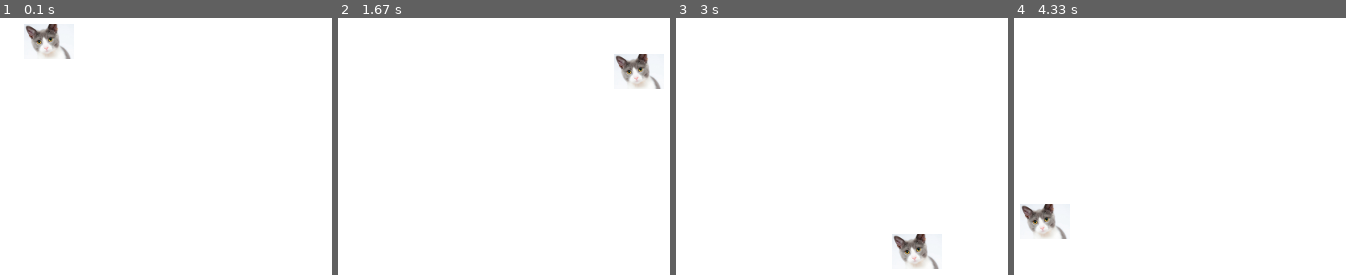
Above: before the commit, frames 1-4 (left to right).
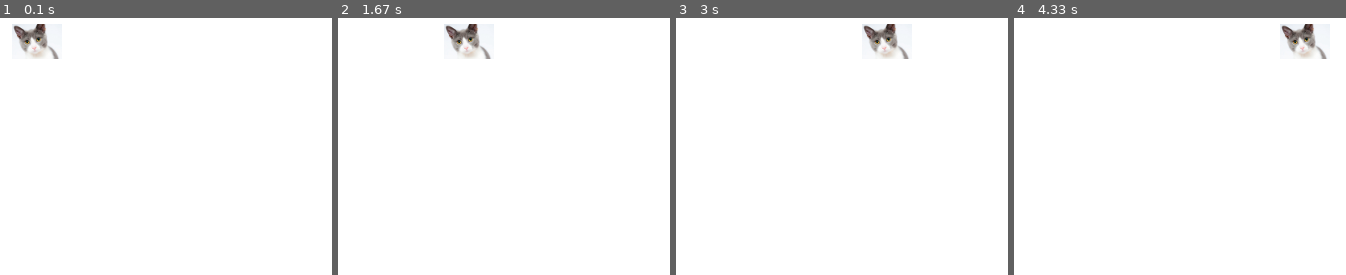
Above: after the commit, the same moments.

Repository: ydh2500/Minimizing_Area_RL
Game: pygame game, started from Learning_pygame/catanimation.py
The game is run twice, just before and just after one commit, with the same random seed, the same clock (stepped at 60 frames per second) and the same inputs.
Inputs:
- Up to frame 1 (0.1 s): no input
- Up to frame 2 (1.67 s): no input
- Up to frame 3 (3 s): no input
- Up to frame 4 (4.33 s): no input

The runs differ from the first frame. In frame 1, 1.3% of the frame differs, in the area x 3-22%, y 2-16%; in frame 2, 1.9%, in the area x 31-98%, y 2-28%; in frame 3, 1.9%; in frame 4, 1.9%.

Commit message:
메모리 퍼즐 70줄까지 만들었음.

Diff:
--- a/Learning_pygame/catanimation.py
+++ b/Learning_pygame/catanimation.py
@@ -27,22 +27,22 @@
     DISPLAYSURF.fill(WHITE)
 
     if direction == 'right':
-        catx += 3
+        catx += 1
         if catx == 280:
             direction = 'down'
 
     elif direction == 'down':
-        caty += 3
+        caty += 1
         if caty == 220:
             direction = 'left'
 
     elif direction == 'left':
-        catx -= 3
+        catx -= 1
         if catx == 10:
             direction = 'up'
 
     elif direction == 'up':
-        caty -= 3
+        caty -= 1
         if caty == 10:
             direction = 'right'
 
--- /dev/null
+++ b/Learning_pygame/fonttext.py
@@ -0,0 +1,24 @@
+import pygame, sys
+from pygame.locals import *
+
+pygame.init()
+DISPLAYSURF = pygame.display.set_mode((400, 300))
+pygame.display.set_caption('Hello World!')
+
+WHITE = (255, 255, 255)
+GREEN = (0, 255, 0)
+BLUE = (0, 0, 128)
+
+fontObj = pygame.font.Font('freesansbold.ttf',32)
+textSurfaceObj = fontObj.render('Hello World!', True, GREEN, BLUE)
+textRectObj = textSurfaceObj.get_rect()
+textRectObj.center = (200, 150)
+
+while True: # 메인 게임루프
+    DISPLAYSURF.fill(WHITE)
+    DISPLAYSURF.blit(textSurfaceObj, textRectObj)
+    for event in pygame.event.get():
+        if event.type == QUIT:
+            pygame.quit()
+            sys.exit()
+    pygame.display.update()
--- /dev/null
+++ b/Learning_pygame/memorypuzzle.py
@@ -0,0 +1,68 @@
+# Memory Puzzle
+
+import random, pygame, sys
+from pygame.locals import *
+
+FPS = 30
+WINDOWIDTH = 640 # 윈도우의 너비 (픽셀단위)
+WINDOWHEIGHT = 480 # 윈도우의 높이 (픽셀단위)
+REVEALSPEED = 8 # 상자가 보였다가 가려지는 속도
+BOXSIZE = 40 # 상자의 너비와 높이 (픽셀단위)
+GAPSIZE = 10 # 상자 사이의 간격 (픽셀단위)
+BOARDWIDTH = 10 # 아이콘 가로 줄 수
+BOARDHEIGHT = 7 # 아이콘 세로 줄 수
+assert (BOARDWIDTH * BOARDHEIGHT) % 2 == 0, 'Board needs to have an even number of boxxes for pairs of matches.'
+# assert 문은 즉각 검사이며, assert를 통과하지 못하면 프로그램은 멈춘다.
+XMARGIN = int((WINDOWIDTH - (BOARDWIDTH * (BOXSIZE + GAPSIZE))) / 2)
+YMARGIN = int((WINDOWHEIGHT - (BOARDHEIGHT * (BOXSIZE + GAPSIZE))) / 2)
+
+#           R    G    B
+GRAY    = (100, 100, 100)
+NAVYBLUE= ( 60,  60, 100)
+WHITE   = (255, 255, 255)
+RED     = (255,   0,   0)
+GREEN   = (  0, 255,   0)
+BLUE    = (  0,   0, 255)
+YELLOW  = (255, 255,   0)
+ORANGE  = (255, 128,   0)
+PURPLE  = (255,   0, 255)
+CYAN    = (  0, 255, 255)
+
+BGCOLOR = NAVYBLUE
+LIGHTBGCOLOR = GRAY
+BOXCOLOR = WHITE
+HIGHLIGHTCOLOR = BLUE
+
+DONUT = 'donut'
+SQUARE = 'square'
+DIAMOND = 'diamond'
+LINES = 'lines'
+OVAL = 'oval'
+
+ALLCOLORS = (RED, GREEN, BLUE, YELLOW, ORANGE, PURPLE, CYAN)
+ALLSHAPES = (DONUT, SQUARE, DIAMOND, LINES, OVAL)
+assert len(ALLCOLORS) * len(ALLSHAPES) * 2 >= BOARDWIDTH * BOARDHEIGHT, \
+    "Board is too big for the number of shapes/colors defined."
+
+def main():
+    global FPSCLOCK, DISPLAYSURF
+    pygame.init()
+    FPSCLOCK = pygame.time.Clock()
+    DISPLAYSURF = pygame.display.set_mode((WINDOWIDTH, WINDOWHEIGHT))
+
+    mousex = 0 # 마우스 이벤트 발생 시 x좌표
+    mousey = 0 # 마우스 이벤트 발생 시 y좌표
+    pygame.display.set_caption("Memory Game")
+
+    mainBoard = getRandomizedBoard()
+    revealedBoxes = generateRevealedBoxesData(False)
+
+    firstSection = None # 첫 번째 상자를 클릭했을 때, (x,y)를 저장
+    DISPLAYSURF.fill(BGCOLOR)
+    startGameAnimation(mainBoard)
+
+    while True: #게임루프
+        mouseClicked = False
+
+        DISPLAYSURF.fill(BGCOLOR) #윈도우를 그린다.
+        drawBoard(mainBoard, revealedBoxes)
